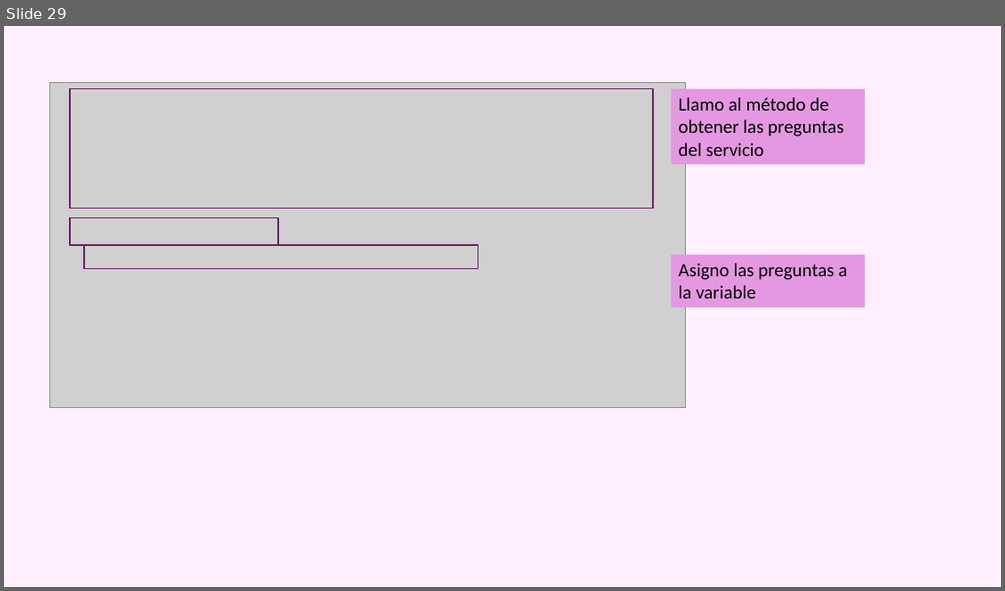
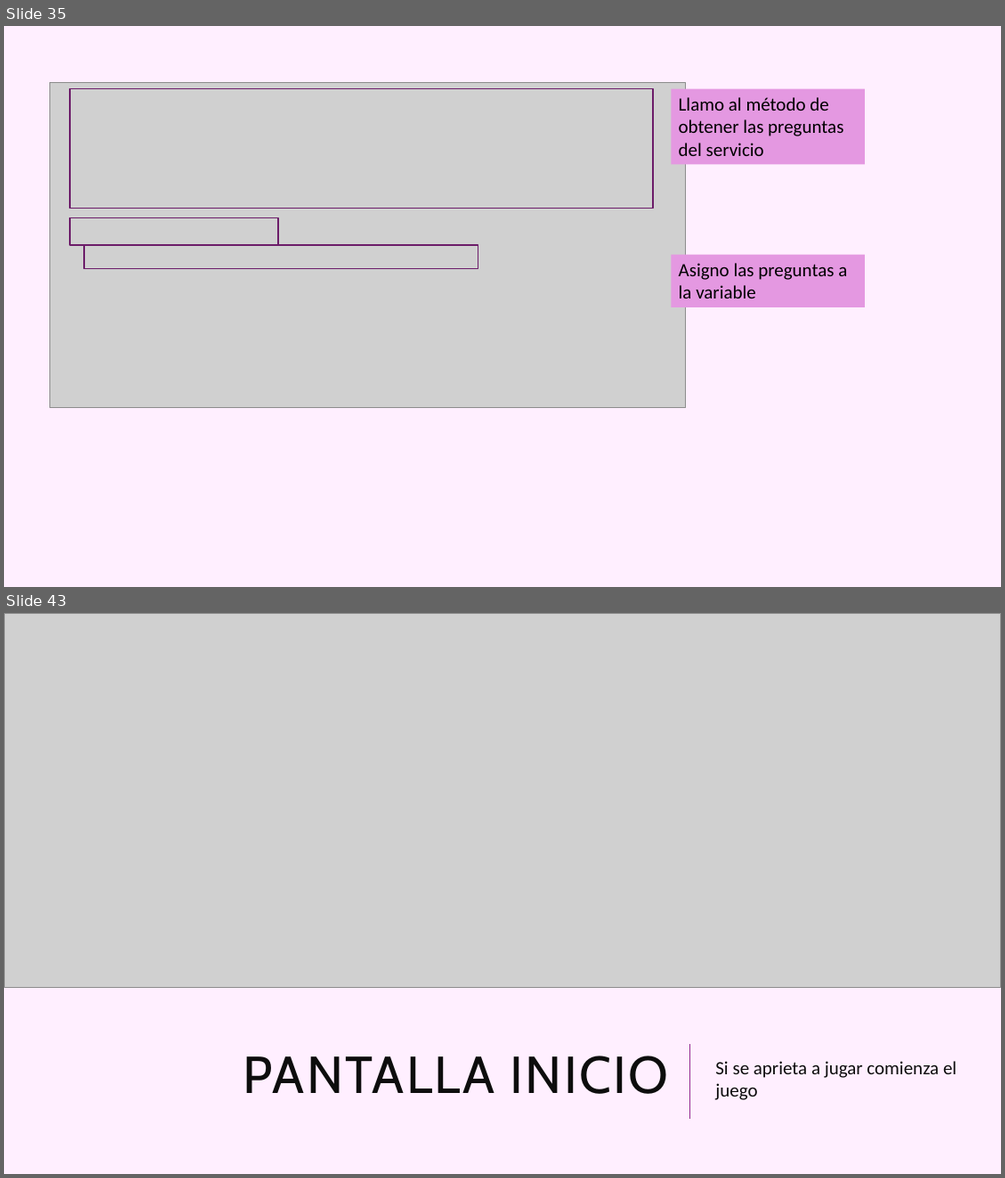
Before and after one commit to azaharafernandezguizan/STEMTrivial, a slide deck: Documents/Trivial_Aurelia.pptx. Shown one above the other, each under a label of ours: slide 29 before the commit, slides 35 and 43 after it; the slides between them are not shown. The pictures are 1005x591 and 1005x1178 pixels, drawn with LibreOffice and Linux fonts; fonts in the diff are those of the drawing; grey boxes stand for pictures. Boxes give left, top, right and bottom in pixels: in the first picture for what was removed or moved away, otherwise in the second. Text is boxed around its words. In the diff, an @@ line names an element or a change of style, - is before the commit and + after.

```diff
--- a/Documents/Trivial_Aurelia.pptx
+++ b/Documents/Trivial_Aurelia.pptx
@@ slide 43 added at [4, 613, 1001, 1174], background #FFEFFF @@
@@ picture added at [4, 613, 1001, 987] @@
@@ title added at [243, 1055, 669, 1094], 50 pt, text #0D0D0D @@
+PANTALLA INICIO
@@ line added from (689, 1119) to (689, 1044), #92278F 1.5 pt @@
@@ text added at [715, 1061, 956, 1100], 18 pt, text #0D0D0D @@
+Si se aprieta a jugar comienza el juego
@@ what was slide 29 is now slide 35 @@
```
Also in this commit, not shown: 15 other slides added, 4 other files.
